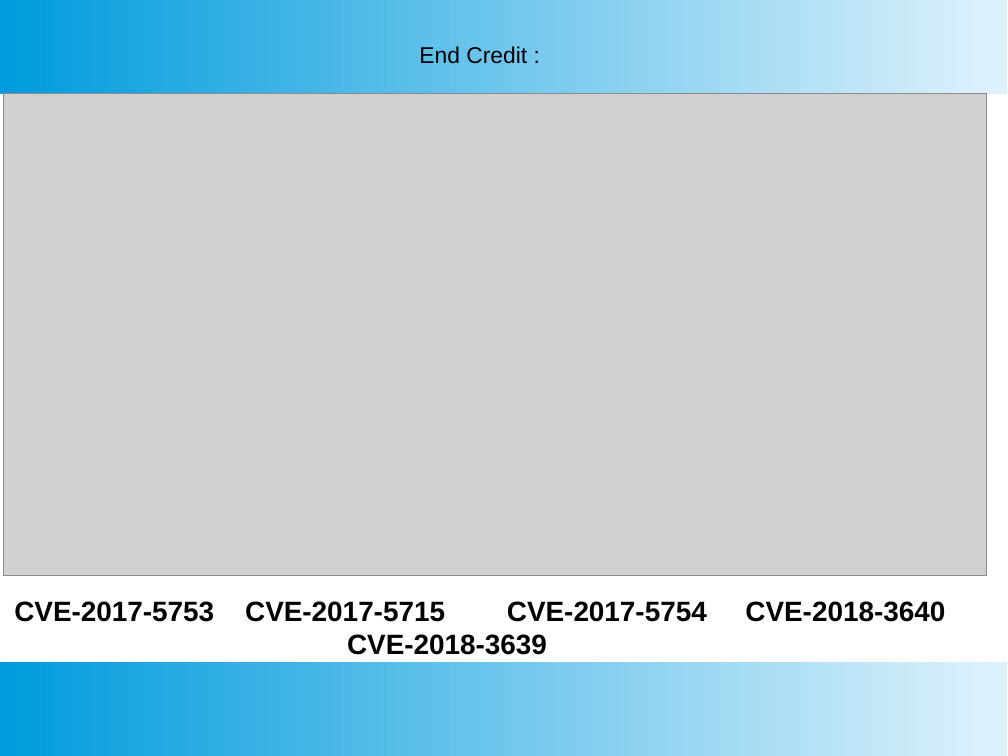
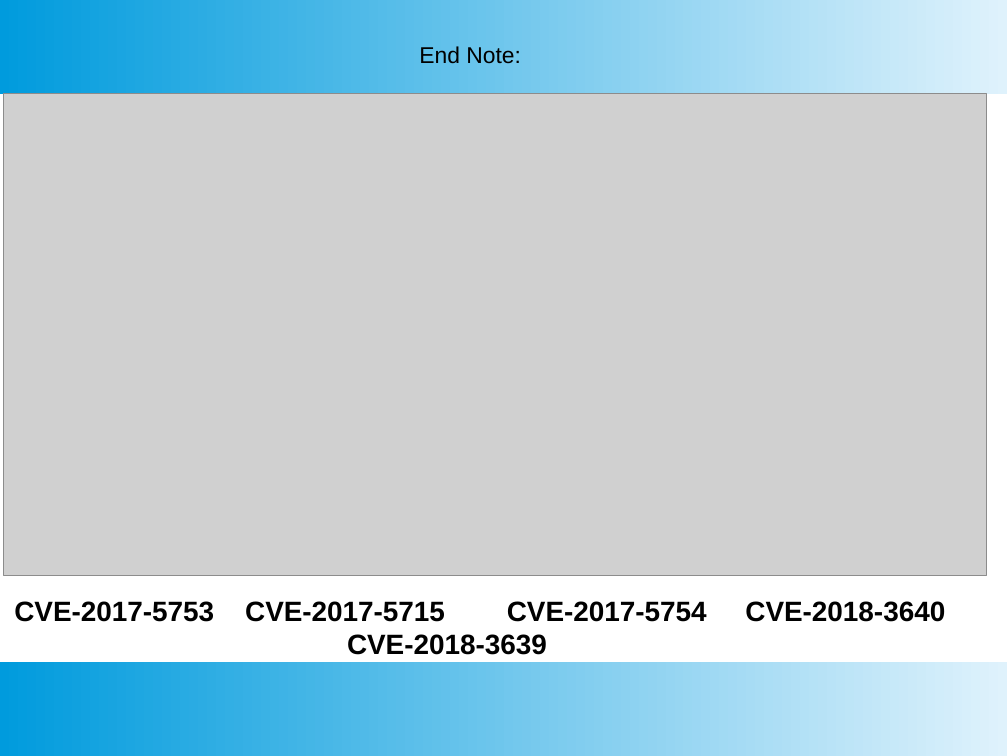
Before and after one commit to SubhajitCode/Seminar, a slide deck: slide 38 of Seminar 02/Seminar 2.pptx (slide 37 before the commit). Drawn at 1008x756 pixels with LibreOffice and Linux fonts; fonts in the diff are those of the drawing; grey boxes stand for pictures. Boxes give left, top, right and bottom in pixels: in the first picture for what was removed or moved away, otherwise in the second. Text is boxed around its words. In the diff, an @@ line names an element or a change of style, - is before the commit and + after.

```diff
--- a/Seminar 02/Seminar 2.pptx
+++ b/Seminar 02/Seminar 2.pptx
@@ text at (419, 46, 521, 64): text changed @@
-End Credit :
+End Note:
```
Also in this commit, not shown: 25 other slides changed, 1 slide added, 8 other files.
